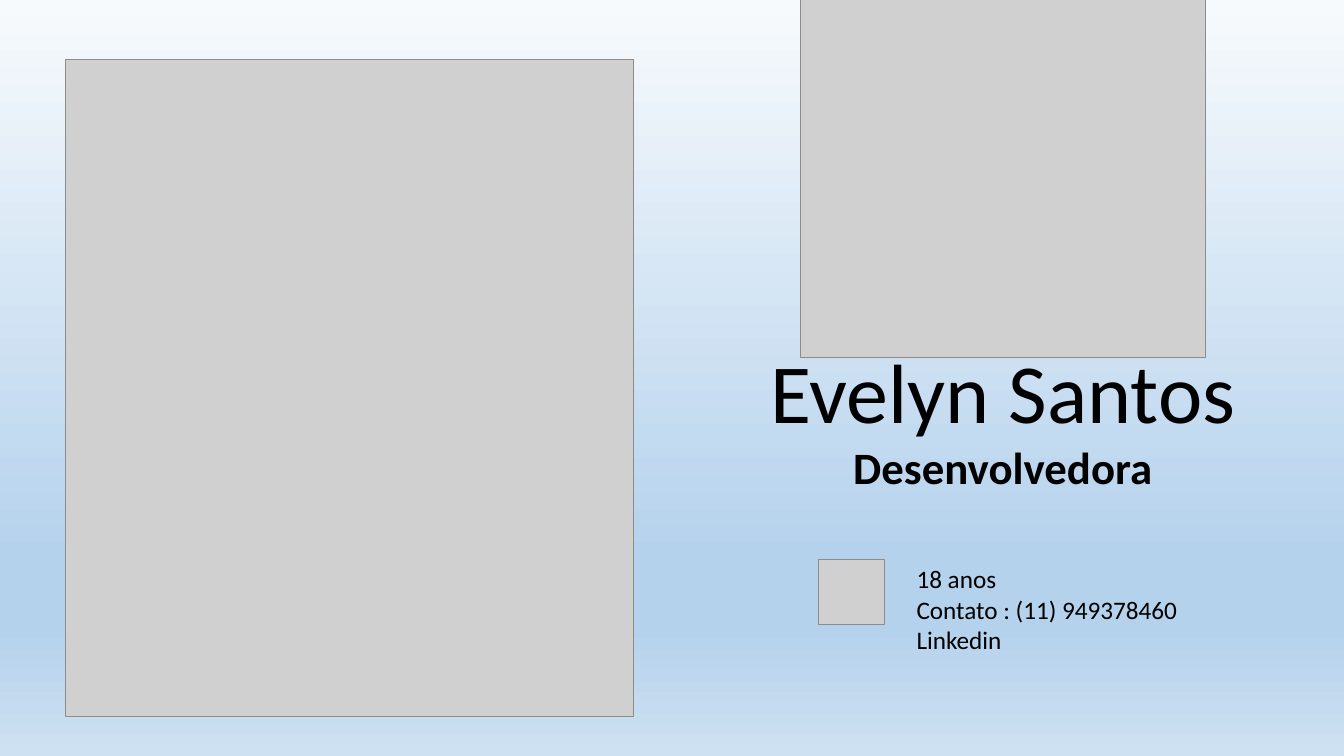
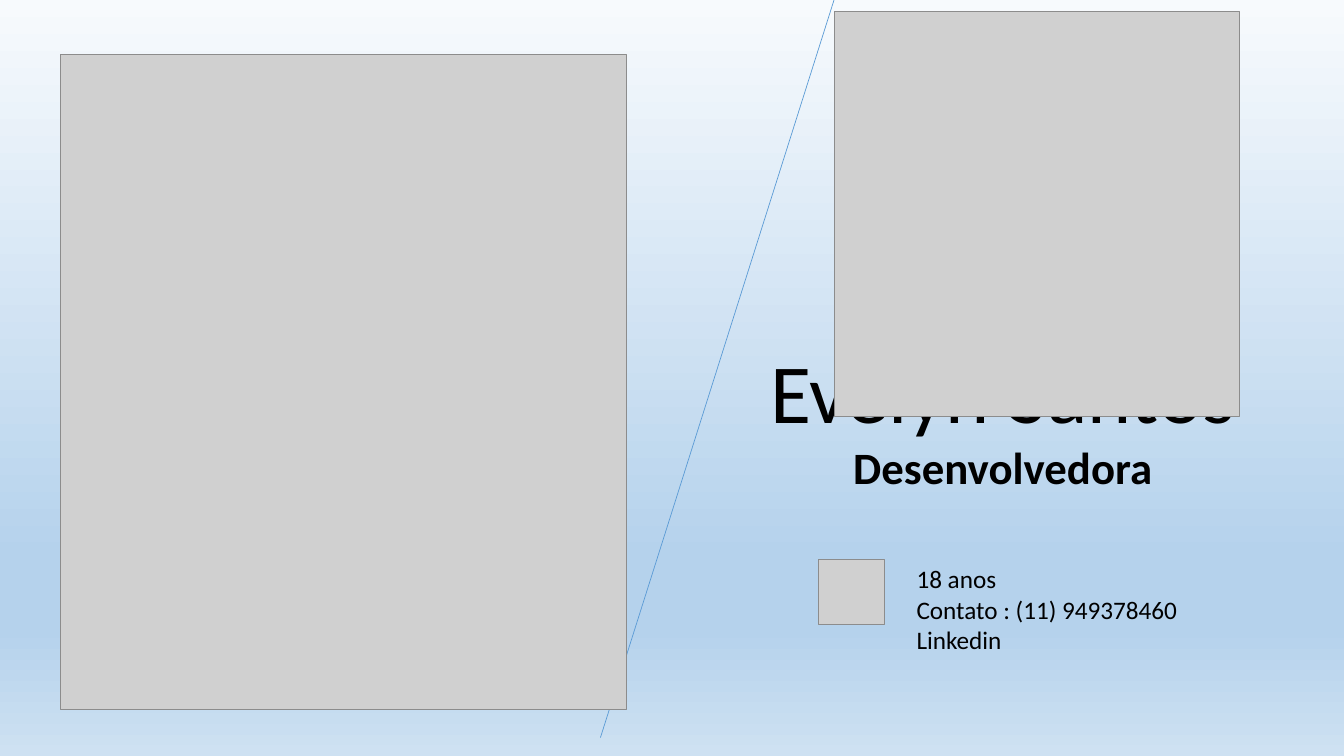
Before and after one commit to evelynsantosbandtec/site-pessoal, a slide deck: slide 1 of contato atualizado/pweveling.pptx. Drawn at 1344x756 pixels with LibreOffice and Linux fonts; fonts in the diff are those of the drawing; grey boxes stand for pictures. Boxes give left, top, right and bottom in pixels: in the first picture for what was removed or moved away, otherwise in the second. Text is boxed around its words. In the diff, an @@ line names an element or a change of style, - is before the commit and + after.

```diff
--- a/contato atualizado/pweveling.pptx
+++ b/contato atualizado/pweveling.pptx
@@ line added from (601, 738) to (834, 0), #5B9BD5 0.5 pt @@
@@ picture: place and size @@
-picture at <box>801,0,1206,358</box>
+picture at <box>834,11,1239,416</box>
@@ picture: place and size @@
-picture at <box>66,59,633,717</box>
+picture at <box>60,54,626,710</box>
```
Also in this commit, not shown: 2 other slides changed, 6 other files.
